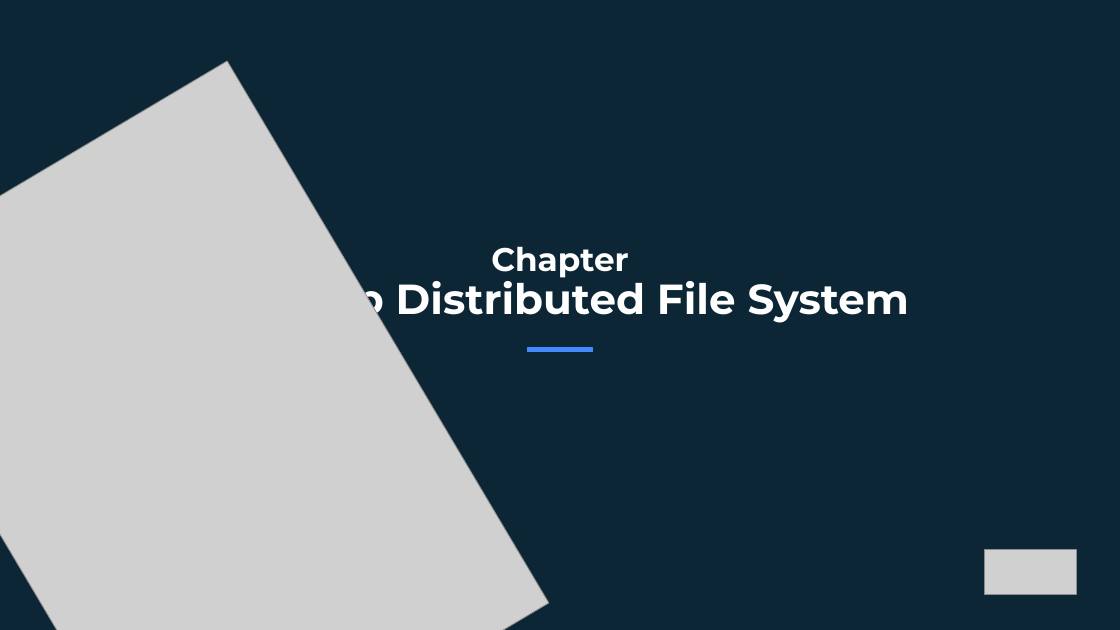
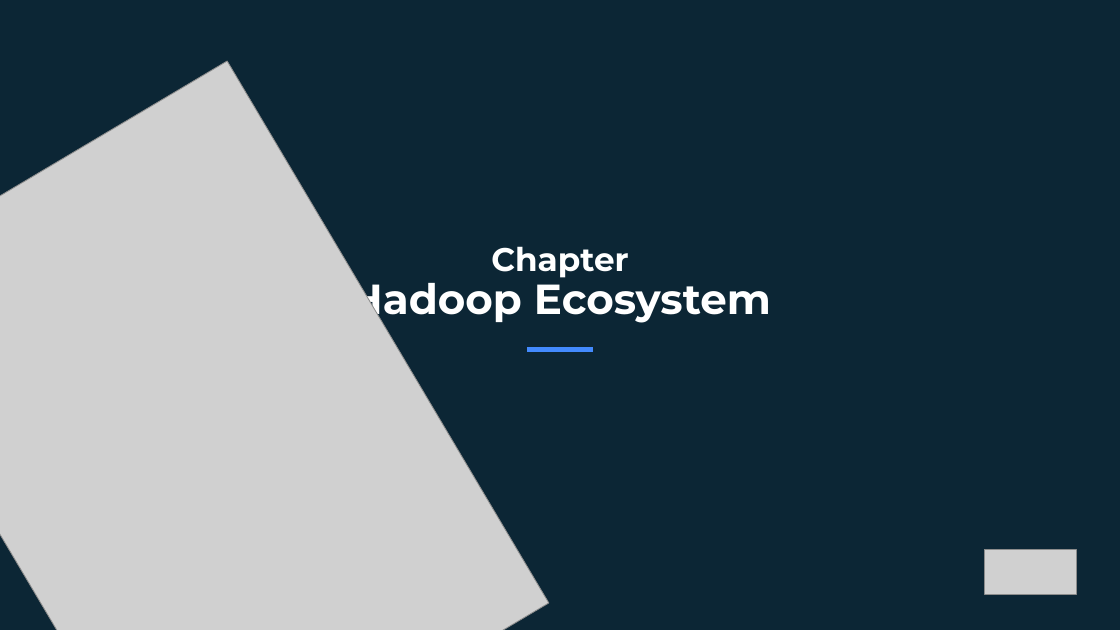
Before and after one commit to altea-abs/big-data-azure-intro, a slide deck: slide 36 of day_1/storage.pptx (slide 23 before the commit). Drawn at 1120x630 pixels with LibreOffice and Linux fonts; fonts in the diff are those of the drawing; grey boxes stand for pictures. Boxes give left, top, right and bottom in pixels: in the first picture for what was removed or moved away, otherwise in the second. Text is boxed around its words. In the diff, an @@ line names an element or a change of style, - is before the commit and + after.

```diff
--- a/day_1/storage.pptx
+++ b/day_1/storage.pptx
@@ title at (349,246,771,325): text changed @@
-Chapter
-Hadoop Distributed File System
+Chapter
+Hadoop Ecosystem
```
Also in this commit, not shown: 18 other slides changed, 46 slides added, 11 slides removed, 6 other files.
